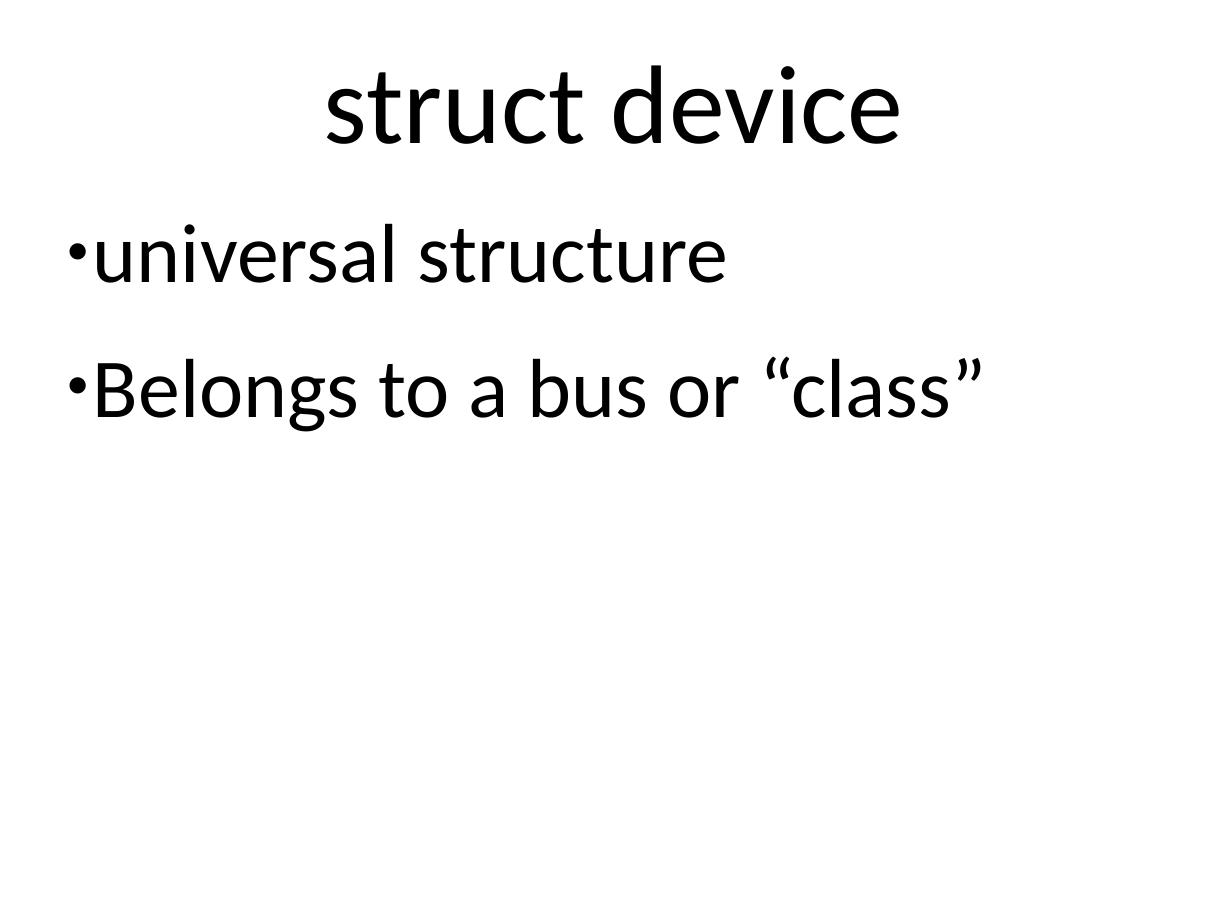
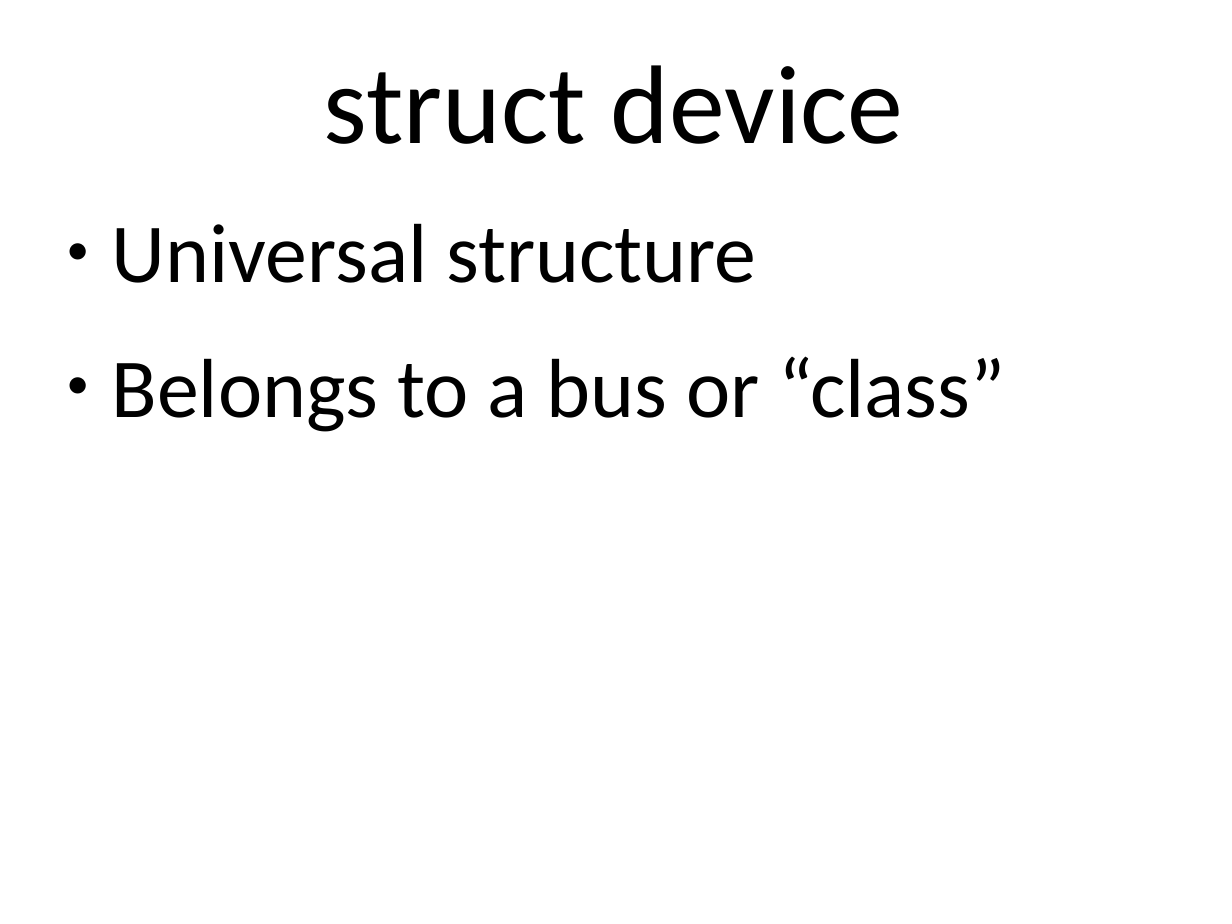
Before and after one commit to gregkh/presentation-driver-model, a slide deck: slide 8 of driver-model.odp (slide 9 before the commit). Drawn at 1232x924 pixels with LibreOffice and Linux fonts; fonts in the diff are those of the drawing. Boxes give left, top, right and bottom in pixels: in the first picture for what was removed or moved away, otherwise in the second. Text is boxed around its words. In the diff, an @@ line names an element or a change of style, - is before the commit and + after.

```diff
--- a/driver-model.odp
+++ b/driver-model.odp
@@ text at (x1=112, y1=223, x2=756, y2=283): text changed @@
-● universal structure
+● Universal structure
```
Also in this commit, not shown: 3 other slides changed, 10 slides added, 10 slides removed.
